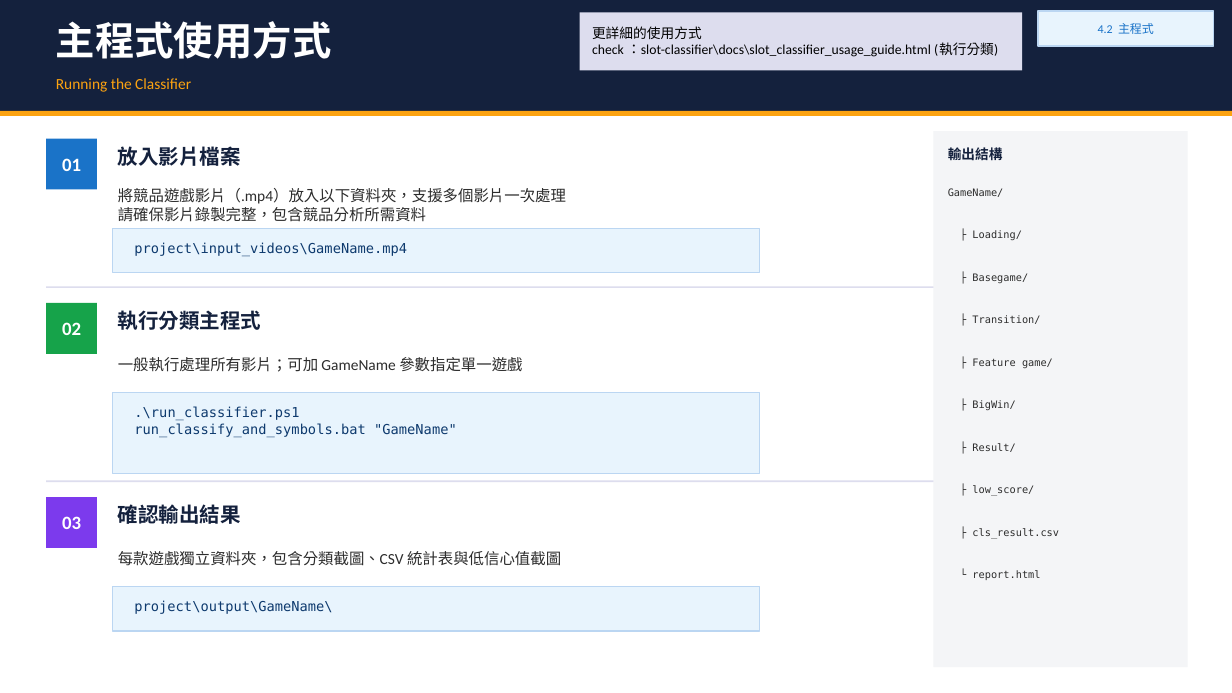
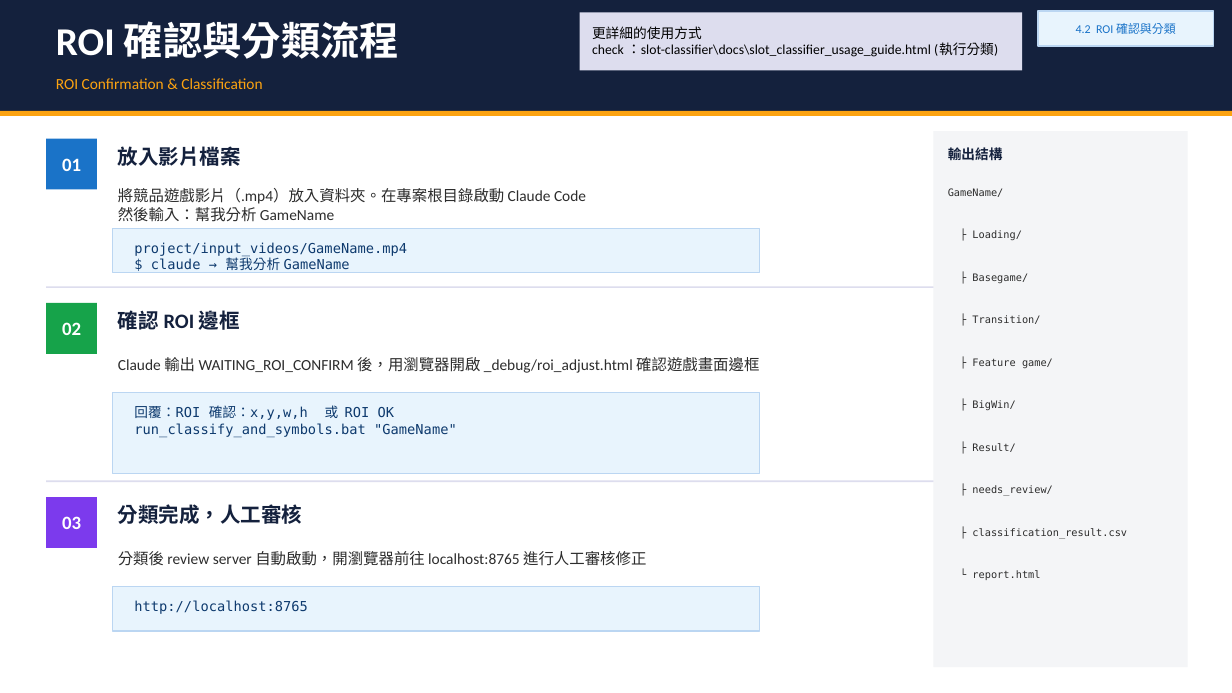
Before and after one commit to Ashley860511/slot-classifier, a slide deck: slide 7 of docs/slot_classifier_share.pptx. Drawn at 1232x693 pixels with LibreOffice and Linux fonts; fonts in the diff are those of the drawing. Boxes give left, top, right and bottom in pixels: in the first picture for what was removed or moved away, otherwise in the second. Text is boxed around its words. In the diff, an @@ line names an element or a change of style, - is before the commit and + after.

```diff
--- a/docs/slot_classifier_share.pptx
+++ b/docs/slot_classifier_share.pptx
@@ text at box(56, 21, 400, 59): text changed @@
-主程式使用方式
+ROI 確認與分類流程
@@ text at box(1076, 23, 1176, 34): text changed @@
-4.2 主程式
+4.2 ROI 確認與分類
@@ text at box(56, 78, 262, 89): text changed @@
-Running the Classifier
+ROI Confirmation & Classification
@@ text at box(118, 188, 586, 222): text changed @@
-將競品遊戲影片（.mp4）放入以下資料夾，支援多個影片一次處理
-請確保影片錄製完整，包含競品分析所需資料
+將競品遊戲影片（.mp4）放入資料夾。在專案根目錄啟動 Claude Code
+然後輸入：幫我分析 GameName
@@ text at box(134, 242, 407, 273): text changed @@
-project\input_videos\GameName.mp4
+project/input_videos/GameName.mp4
+$ claude → 幫我分析 GameName
@@ text at box(118, 308, 240, 334): text changed @@
-執行分類主程式
+確認 ROI 邊框
@@ text at box(118, 357, 759, 373): text changed @@
-一般執行處理所有影片；可加 GameName 參數指定單一遊戲
+Claude 輸出 WAITING_ROI_CONFIRM 後，用瀏覽器開啟 _debug/roi_adjust.html 確認遊戲畫面邊框
@@ text at box(134, 405, 394, 420): text changed @@
-.\run_classifier.ps1
+回覆：ROI 確認：x,y,w,h 或 ROI OK
@@ text at box(118, 504, 303, 524): text changed @@
-確認輸出結果
+分類完成，人工審核
@@ text at box(972, 485, 1052, 496): text changed @@
-├ low_score/
+├ needs_review/
@@ text at box(972, 528, 1127, 539): text changed @@
-├ cls_result.csv
+├ classification_result.csv
@@ text at box(118, 551, 646, 566): text changed @@
-每款遊戲獨立資料夾，包含分類截圖、CSV 統計表與低信心值截圖
+分類後 review server 自動啟動，開瀏覽器前往 localhost:8765 進行人工審核修正
@@ text at box(134, 600, 308, 614): text changed @@
-project\output\GameName\
+http://localhost:8765
```
Also in this commit, not shown: 10 other slides changed, 1 slide added, 1 slide removed.
